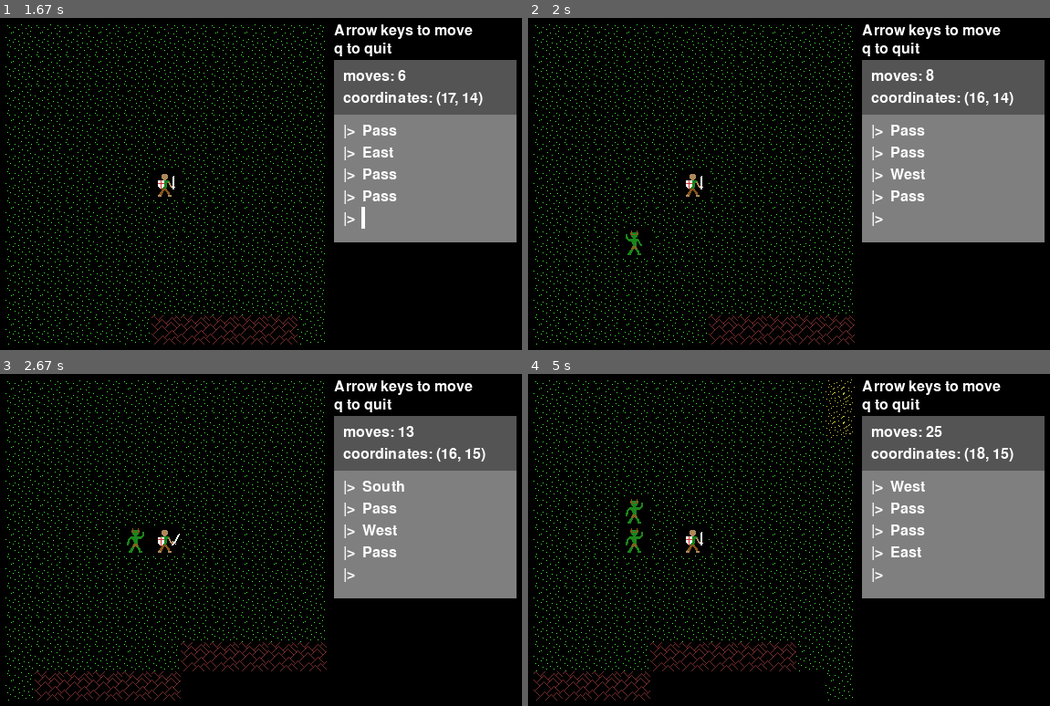
Above: before the commit, frames 1-4 (two rows, left to right).
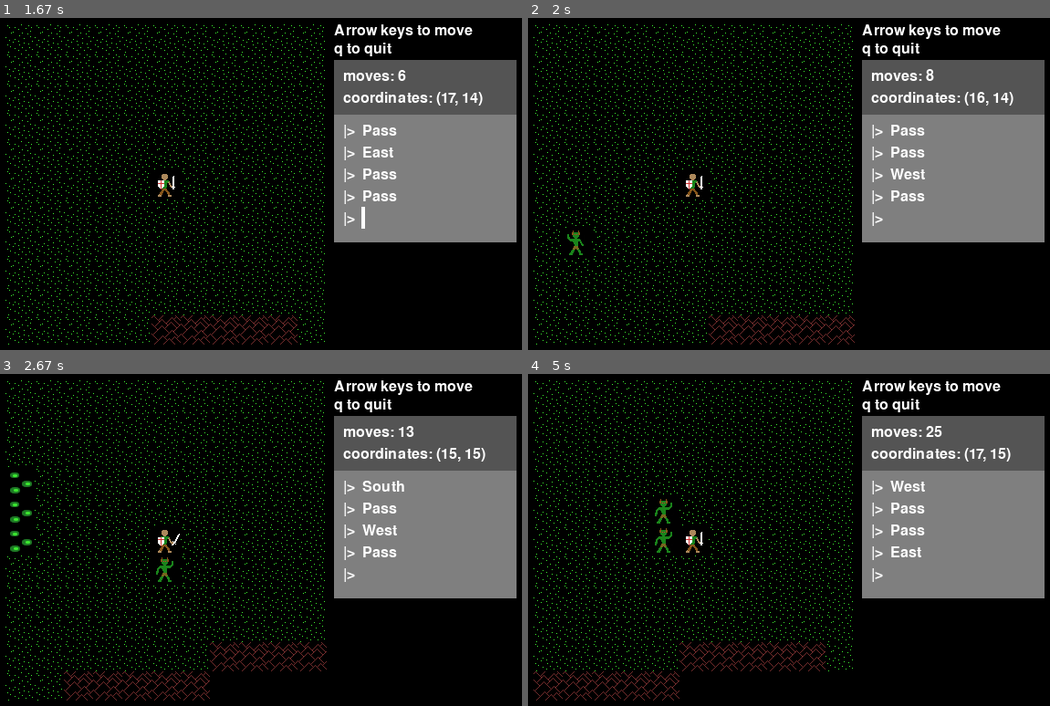
Above: after the commit, the same moments.

Repository: josh-reynolds/Python
Game: pygame game, started from pygame/nulltima/demo.py
Same seed, same stepped clock (60 frames per second), same inputs: the game is played once before the commit and once after it.
Inputs:
- Up to frame 1 (1.67 s): hold Right 0.33-0.8 s; hold Up 0.83-1.13 s; tap Space at 0.9, 1.23, 1.53 s; hold Right 1.17-1.63 s
- Up to frame 2 (2 s): hold Left from 1.67 s (still down); tap Space at 1.73 s
- Up to frame 3 (2.67 s): tap Space at 2.03, 2.3, 2.63 s; release Left at 2.2 s; hold Down 2.23-2.53 s; hold Left from 2.57 s (still down)
- Up to frame 4 (5 s): tap Space at 2.93, 3.07, 3.47, 3.77, 4.13, 4.53, 4.83 s; release Left at 2.97 s; hold Up 3-3.37 s; hold Right 3.4-4.03 s; hold Down 4.07-4.43 s; hold Left 4.47-4.93 s; hold Right from 4.97 s (still down)

Frame 1 is identical in both runs. In frame 2, 0.2% of the frame differs, in the area x 6-24%, y 63-72%; in frame 3, 0.8%; in frame 4, 1.0%, in the area x 17-94%, y 1-99%.

Commit message:
Removing Level.check_move() - observer pattern is complete

Diff:
--- a/pygame/nulltima/game.py
+++ b/pygame/nulltima/game.py
@@ -148,7 +148,6 @@
         self.bg = Level.options['bg']
         self.file = Level.options['file']
         self.caption = Level.options['caption']
-        self.moved = False
         self.last_move = ''
         self.console = None
         self.monsters = []
@@ -199,7 +198,9 @@
     def do_event(self, event):
         if event.type == KEYDOWN:
             self.do_shortcut(event)
-            self.moved = True
+            for observer in self.observers:
+                observer.on_notify(self.last_move, self.player.pos)
+            self.spawn()
 
     def do_shortcut(self, event):
         k = event.key
@@ -211,20 +212,6 @@
 
     def add_observer(self, observer):
         self.observers.append(observer)
-
-    def check_move(self):
-        if self.moved:
-            self.moved = False
-            self.spawn()
-            for monster in self.monsters:
-                monster.on_notify(self.last_move, self.player.pos)
-            if self.console:
-                self.console.on_notify(self.last_move, self.player.pos)
-            if self.status:
-                self.status.on_notify(self.last_move, self.player.pos)
-            self.grid.on_notify(self.last_move, self.player.pos)
-            return True
-        return False
 
     def spawn(self):
         if random.random() < 0.1:
@@ -260,8 +247,6 @@
                     self.do_shortcut(event)
 
                 Game.level.do_event(event)
-                if Game.level.check_move():
-                    pass
 
             Game.level.update()
 
